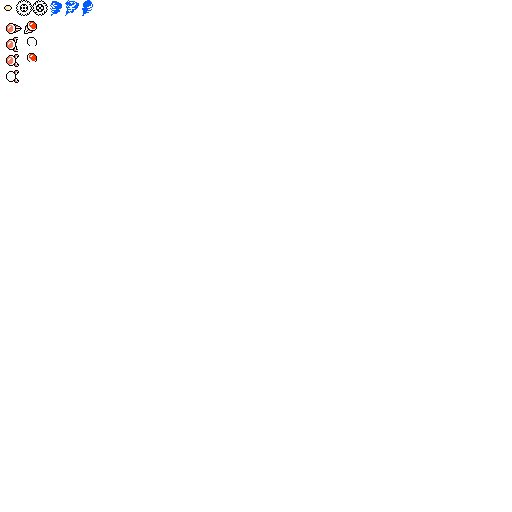
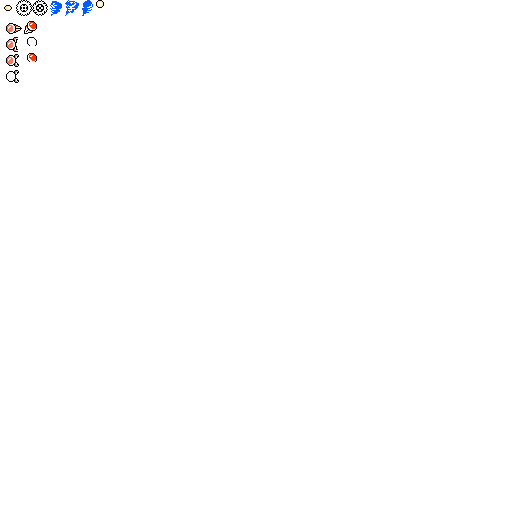
Layer changes from the first 512px x 512px image to the second:
added layer "EnemyPlasma" above "Layer 7" over bbox(96, 0, 104, 8)
